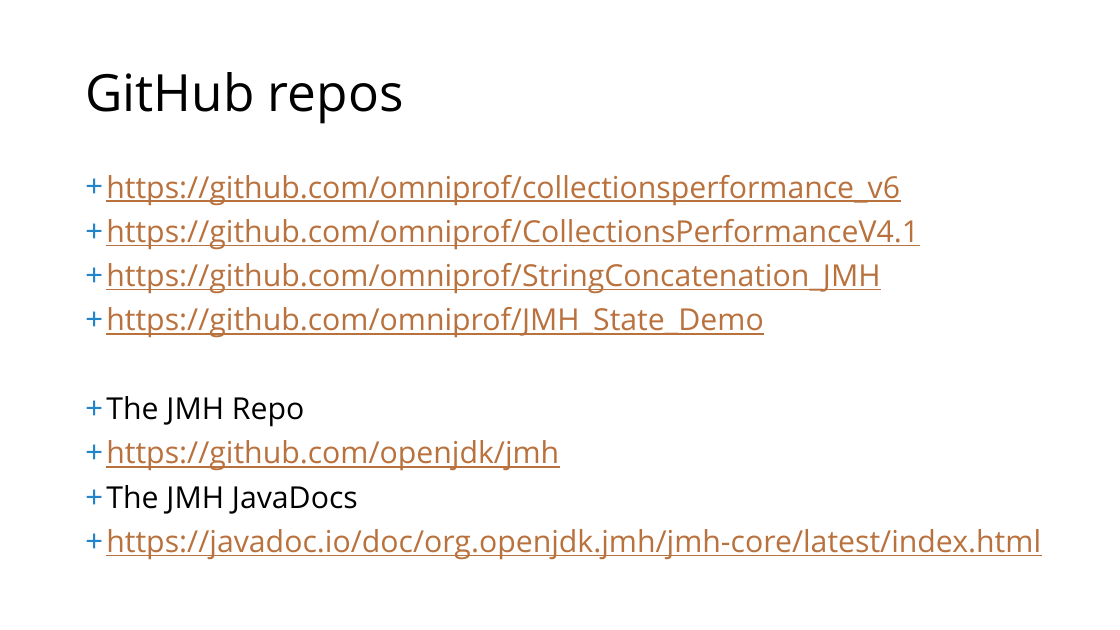
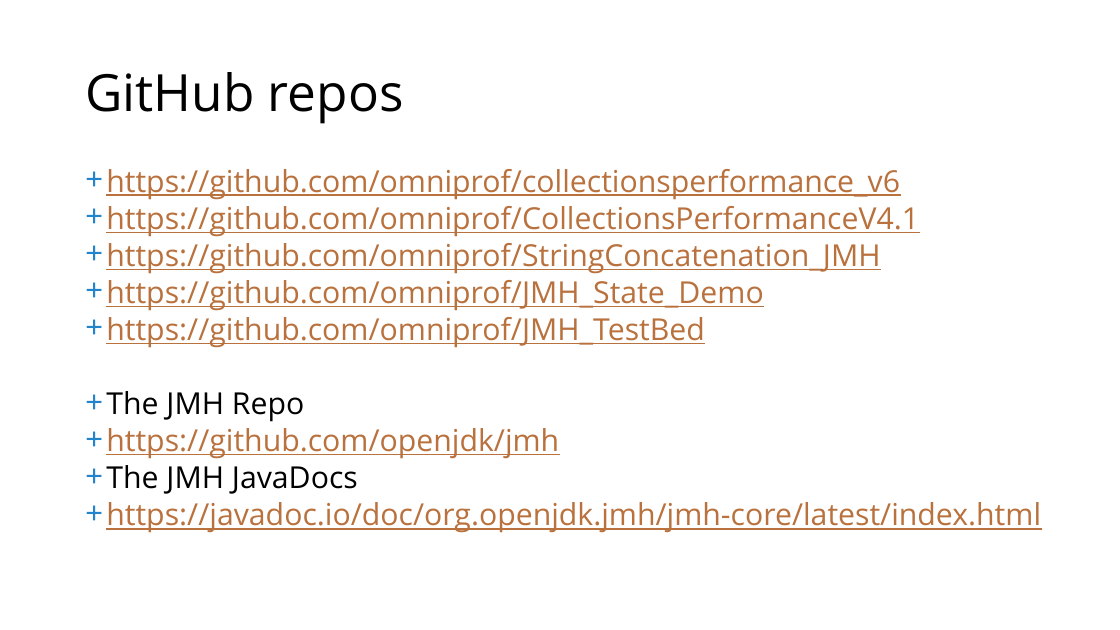
Before and after one commit to omniprof/collectionsperformance_v6, a slide deck: slide 31 of docs/JMH_Slides.pptx (slide 28 before the commit). Drawn at 1120x630 pixels with LibreOffice and Linux fonts; fonts in the diff are those of the drawing. Boxes give left, top, right and bottom in pixels: in the first picture for what was removed or moved away, otherwise in the second. Text is boxed around its words. In the diff, an @@ line names an element or a change of style, - is before the commit and + after.

```diff
--- a/docs/JMH_Slides.pptx
+++ b/docs/JMH_Slides.pptx
@@ text at [106,169,1041,533]: line spacing 0.9 to 0.7 @@
@@ text at [106,317,704,348]: paragraph added @@
++ https://github.com/omniprof/JMH_TestBed
```
Also in this commit, not shown: 1 other slide changed, 3 slides added.
